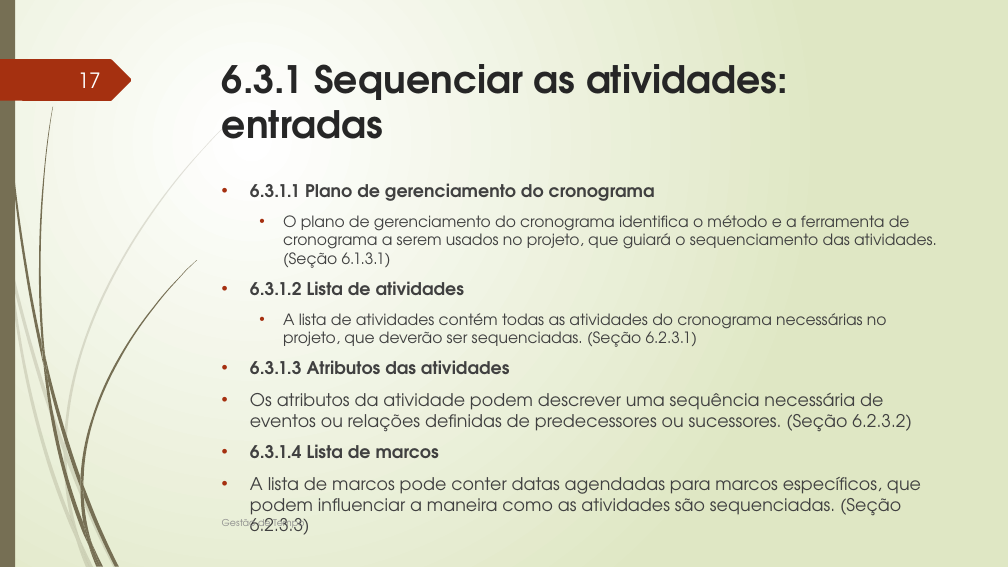
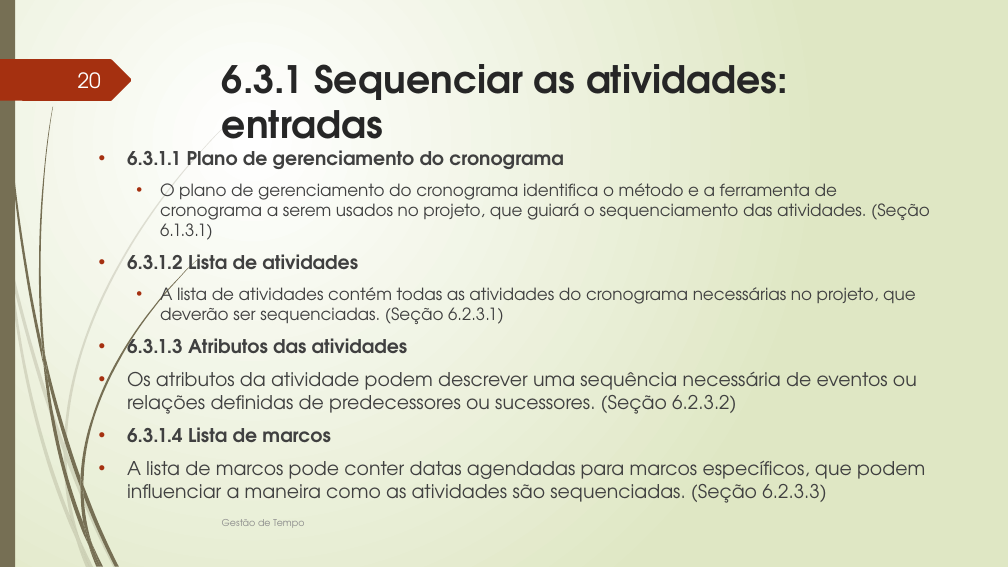
Before and after one commit to FabioMassaretto/GerenciamentoTempoProjeto, a slide deck: slide 20 of GERENCIAMENTO DO TEMPO DO PROJETO.pptx (slide 17 before the commit). Drawn at 1008x567 pixels with LibreOffice and Linux fonts; fonts in the diff are those of the drawing. Boxes give left, top, right and bottom in pixels: in the first picture for what was removed or moved away, otherwise in the second. Text is boxed around its words. In the diff, an @@ line names an element or a change of style, - is before the commit and + after.

```diff
--- a/GERENCIAMENTO DO TEMPO DO PROJETO.pptx
+++ b/GERENCIAMENTO DO TEMPO DO PROJETO.pptx
@@ page number at [78,72,101,89]: text changed @@
-17
+20
@@ text "6.3.1.1 Plano de gerenciamento do ...": place and size @@
-text "6.3.1.1 Plano de gerenciamento do ..." at [250,183,937,535]
+text "6.3.1.1 Plano de gerenciamento do ..." at [127,150,930,503]
@@ text "6.3.1.1 Plano de gerenciamento do ..." at [127,150,930,503]: size 16.6 to 18 pt in "6.3.1.1 Plano de gerenciamento do cronograma", "6.3.1.2 Lista de atividades", "6.3.1.3 Atributos das atividades", "Os atributos da atividade podem descrever uma ..." and 2 more places; size 14.8 to 16 pt in "O plano de gerenciamento do cronograma identifica ...", "A lista de atividades contém todas as ..." @@
```
Also in this commit, not shown: 23 other slides changed, 64 slides added.
